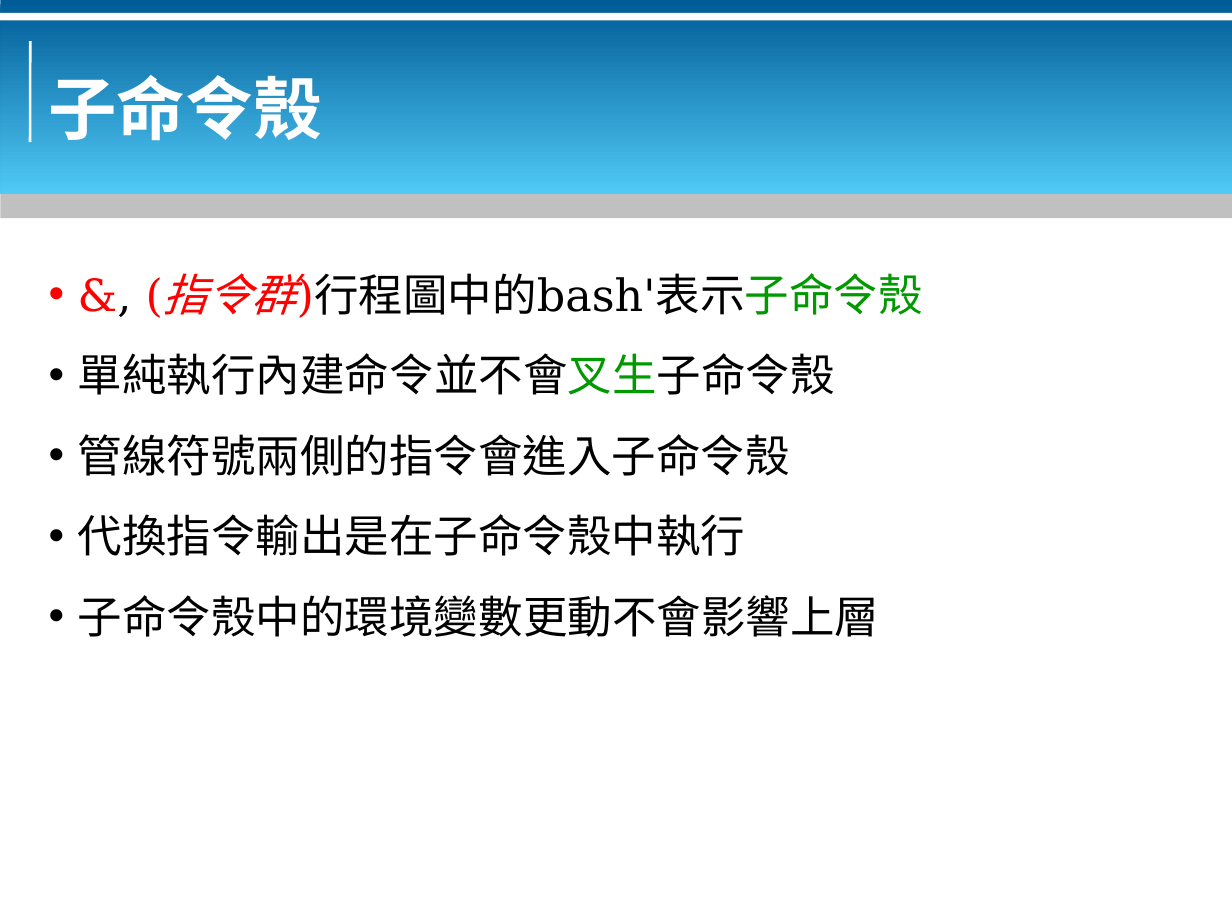
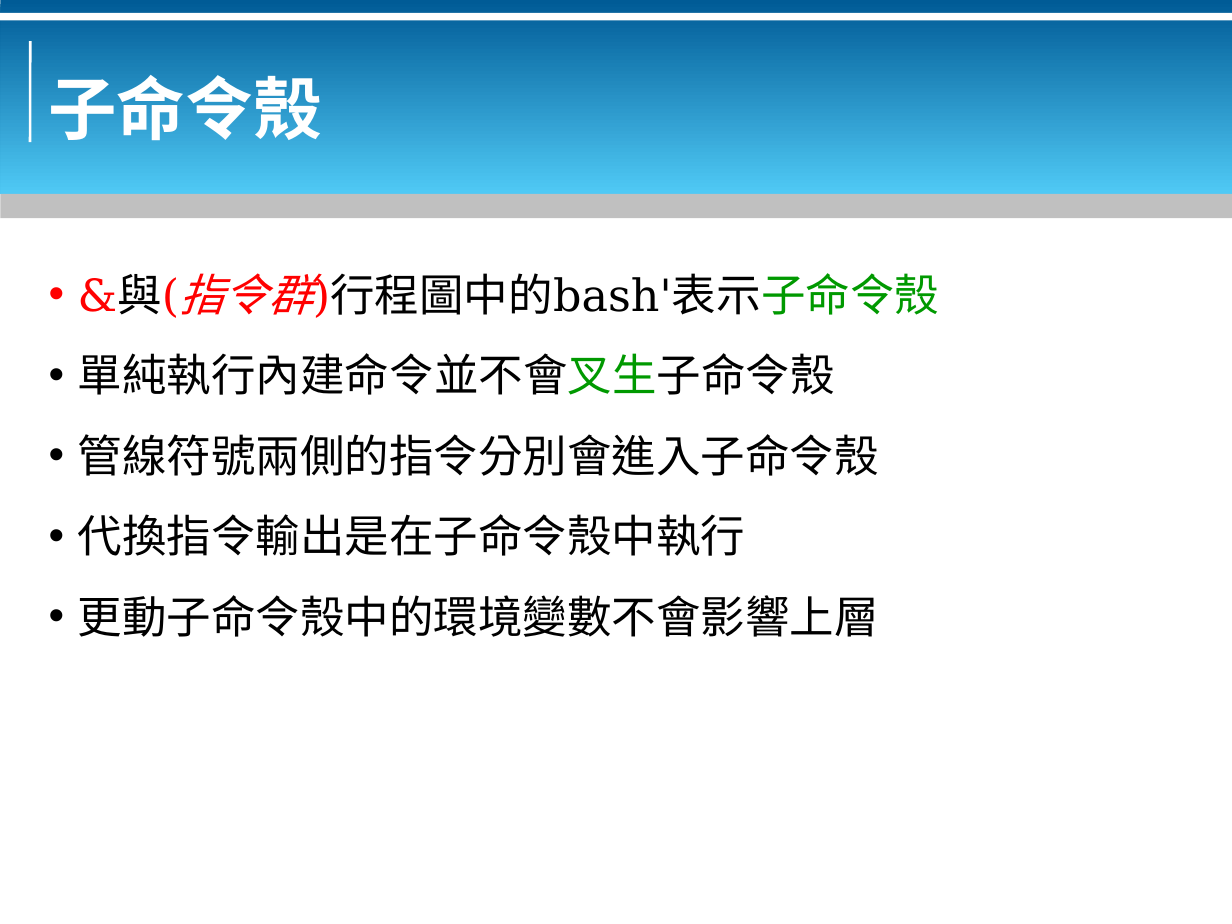
Before and after one commit to bluebat/.presentations, a slide deck: slide 18 of bash-basics.odp. Drawn at 1232x924 pixels with LibreOffice and Linux fonts; fonts in the diff are those of the drawing; background and template pictures are left out. Boxes give left, top, right and bottom in pixels: in the first picture for what was removed or moved away, otherwise in the second. Text is boxed around its words. In the diff, an @@ line names an element or a change of style, - is before the commit and + after.

```diff
--- a/bash-basics.odp
+++ b/bash-basics.odp
@@ text at box(78, 273, 939, 318): text changed @@
-• &, (指令群)行程圖中的bash'表示子命令殼
+• &與(指令群)行程圖中的bash'表示子命令殼
@@ text at box(78, 434, 879, 476): text changed @@
-• 管線符號兩側的指令會進入子命令殼
+• 管線符號兩側的指令分別會進入子命令殼
@@ text at box(78, 595, 879, 637): text changed @@
-• 子命令殼中的環境變數更動不會影響上層
+• 更動子命令殼中的環境變數不會影響上層
```
Also in this commit, not shown: 15 other slides changed, 2 other files.
